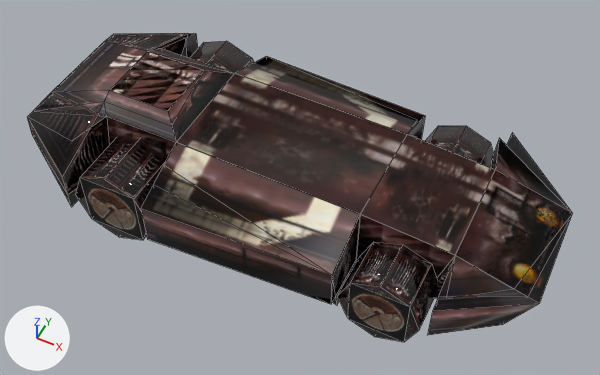
Before and after pictures for a commit that changed the FBX model Assets/Models/Cars/Gamma/Gamma.fbx.
Both versions are drawn from a camera (50 mm lens) standing at (3.55, -6.79, 7.96) and looking at (0.21, -0.12, -0.38). Lighting does not change. The marker at lower left points along +X, +Y and +Z. Mesh edges are drawn as thin lines. Where no turn or scale is listed for an object, it has been applied to the vertices.

The older version as bpy lines, for what is in view:
```python
ob_damage_0 = bpy.data.objects.new('Damage 0', me_group05)
ob_damage_0.location = (0.0, 0.0, 0.0)
ob_damage_1 = bpy.data.objects.new('Damage 1', me_group11)
ob_damage_1.location = (0.0, 0.0, 0.0)
ob_damage_2 = bpy.data.objects.new('Damage 2', me_group17)
ob_damage_2.location = (0.0, 0.0, 0.0)
ob_wheel_bl = bpy.data.objects.new('Wheel BL', me_group21)
ob_wheel_bl.location = (0.1, 0.0, -0.4)
ob_wheel_bl.rotation_euler = (1.571, 0.0, 3.142)  # degrees (90, 0, 180)
ob_wheel_bl.scale = (0.01, 0.01, 0.01)
ob_wheel_br = bpy.data.objects.new('Wheel BR', me_group19)
ob_wheel_br.location = (0.1, 0.0, -0.4)
ob_wheel_br.rotation_euler = (1.571, 0.0, 3.142)  # degrees (90, 0, 180)
ob_wheel_br.scale = (0.01, 0.01, 0.01)
ob_wheel_fl = bpy.data.objects.new('Wheel FL', me_group20)
ob_wheel_fl.location = (0.0, 0.0, -0.4)
ob_wheel_fl.rotation_euler = (1.571, 0.0, 3.142)  # degrees (90, 0, 180)
ob_wheel_fl.scale = (0.01, 0.01, 0.01)
ob_wheel_fr = bpy.data.objects.new('Wheel FR', me_group18)
ob_wheel_fr.location = (0.0, 0.0, -0.4)
ob_wheel_fr.rotation_euler = (1.571, 0.0, 3.142)  # degrees (90, 0, 180)
ob_wheel_fr.scale = (0.01, 0.01, 0.01)
```
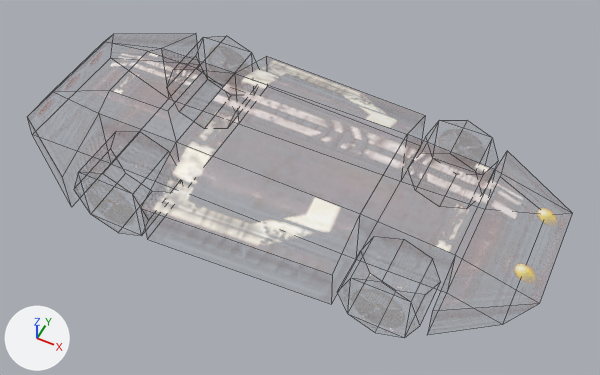
Where the newer file only moved an object's origin or applied its transform, the numbers keep the older frame.

What differs and where, as boxes (x1, y1, x2, y2) in the pictures (600 x 375 px):
'Damage 0', surface changed
    both: (27, 33, 573, 335)
'Damage 1', deleted
    before: (28, 38, 571, 304)
    faces in mat_gamma1 (picture img_gamma_1_png): (28, 51, 571, 296)
    faces in mat_gamma0 (picture img_gamma_0_png): (35, 38, 571, 304)
'Damage 2', deleted (black)
    before: (38, 33, 572, 305)
    faces in mat_gamma1 (picture img_gamma_1_png): (39, 52, 572, 305)
    faces in mat_gamma0 (picture img_gamma_0_png): (38, 33, 499, 305)
'Wheel FR', surface changed, reshaped, moved, rescaled, turned (brown to grey)
    before: (337, 242, 437, 342)
    after: (340, 242, 439, 331)
'Wheel BR', surface changed, reshaped, moved, rescaled, turned (brown to grey)
    before: (76, 139, 168, 240)
    after: (76, 146, 167, 233)
'Wheel FL', surface changed, reshaped, moved, rescaled, turned
    before: (425, 126, 493, 168)
    after: (414, 130, 489, 203)
'Wheel BL', surface changed, reshaped, moved, rescaled, turned
    before: (190, 41, 254, 73)
    after: (177, 46, 250, 127)
part 2 of me_group20, deleted
    before: (425, 126, 493, 168)
part 3 of me_group20, added
    after: (414, 130, 489, 203)
part 5 of me_group19, deleted (black)
    before: (76, 139, 168, 240)
part 6 of me_group19, added
    after: (76, 146, 167, 233)
part 8 of me_group18, deleted (black)
    before: (337, 242, 437, 342)
part 9 of me_group18, added
    after: (340, 242, 439, 331)
part 11 of me_group21, deleted
    before: (190, 41, 254, 73)
part 12 of me_group21, added
    after: (177, 46, 250, 127)

What changed in the scene script:
```text
Change img_gamma_1_png:
    img_gamma_1_png: load_image('gamma_1.png', '../../../Textures/Cars/Gamma/gamma_1.png', 128, 128, 'sRGB') -> load_image('gamma_1.png', '../../../Textures/Cars/Gamma/gamma_1.png', 128, 128, 'Non-Color')
Change img_gamma_0_png:
    img_gamma_0_png: load_image('gamma_0.png', '../../../Textures/Cars/Gamma/gamma_0.png', 128, 128, 'sRGB') -> load_image('gamma_0.png', '../../../Textures/Cars/Gamma/gamma_0.png', 128, 128, 'Non-Color')
Change mat_gamma1:
    add n3 = _N.new('ShaderNodeTexImage'); n3.name = 'Image Texture.001'
    add n3.image = img_gamma_1_png
    where n0 = _N.new('ShaderNodeBsdfPrincipled'); n0.name = 'Principled BSDF'
    add _L.new(n3.outputs[0], n0.inputs[4])  # 'Color' to 'Alpha'
Change mat_gamma0:
    add n3 = _N.new('ShaderNodeTexImage'); n3.name = 'Image Texture.001'
    add n3.image = img_gamma_0_png
    where n0 = _N.new('ShaderNodeBsdfPrincipled'); n0.name = 'Principled BSDF'
    add _L.new(n3.outputs[0], n0.inputs[4])  # 'Color' to 'Alpha'
Change me_group19:
    used by ob_wheel_br; location = (0.1, 0.0, -0.4); rotation_euler = (1.571, 0.0, 3.142), in degrees (90, 0, 180); scale = (0.01, 0.01, 0.01)
    remove me_group19.from_pydata(...)  # 16 vertices, 18 faces; spans x 134.2..252.1, y -59.0..59.0, z -155.2..-71.3
    add me_group19.from_pydata(...)  # 16 vertices, 13 faces; spans x -25210.1..-13419.5, y -15519.9..-7130.3, z -5895.4..5895.2
    me_group19 part 5: 16 vertices removed from x 134.2..252.1, y -59.0..59.0, z -155.2..-71.3
    me_group19 part 6: 16 vertices added at x -25210.1..-13419.5, y -15519.9..-7130.3, z -5895.4..5895.2
    me_group19 part 7: the surface is now shaded flat
Change me_group20:
    used by ob_wheel_fl; location = (0.0, 0.0, -0.4); rotation_euler = (1.571, 0.0, 3.142), in degrees (90, 0, 180); scale = (0.01, 0.01, 0.01)
    remove me_group20.from_pydata(...)  # 16 vertices, 18 faces; spans x -245.3..-139.5, y -52.9..52.9, z 78.8..147.6
    add me_group20.from_pydata(...)  # 16 vertices, 13 faces; spans x 13948.4..24529.7, y 7884.8..14762.7, z -5290.7..5290.5
    me_group20 part 2: 16 vertices removed from x -245.3..-139.5, y -52.9..52.9, z 78.8..147.6
    me_group20 part 3: 16 vertices added at x 13948.4..24529.7, y 7884.8..14762.7, z -5290.7..5290.5
    me_group20 part 4: the surface is now shaded flat
Change me_group21:
    used by ob_wheel_bl; location = (0.1, 0.0, -0.4); rotation_euler = (1.571, 0.0, 3.142), in degrees (90, 0, 180); scale = (0.01, 0.01, 0.01)
    remove me_group21.from_pydata(...)  # 16 vertices, 18 faces; spans x 134.2..252.1, y -59.0..59.0, z 71.3..155.2
    add me_group21.from_pydata(...)  # 16 vertices, 13 faces; spans x -25210.1..-13419.5, y 7130.4..15519.9, z -5895.4..5895.2
    me_group21 part 11: 16 vertices removed from x 134.2..252.1, y -59.0..59.0, z 71.3..155.2
    me_group21 part 12: 16 vertices added at x -25210.1..-13419.5, y 7130.4..15519.9, z -5895.4..5895.2
    me_group21 part 13: the surface is now shaded flat
Change me_group05:
    where me_group05.from_pydata(...)  # 46 vertices, 48 faces; spans x -3.61..3.6, y -1.66..1.67, z -0.57..0.57
    me_group05 part 1: the surface is now shaded flat
Change me_group18:
    used by ob_wheel_fr; location = (0.0, 0.0, -0.4); rotation_euler = (1.571, 0.0, 3.142), in degrees (90, 0, 180); scale = (0.01, 0.01, 0.01)
    remove me_group18.from_pydata(...)  # 16 vertices, 18 faces; spans x -245.3..-139.5, y -52.9..52.9, z -147.6..-78.9
    add me_group18.from_pydata(...)  # 16 vertices, 13 faces; spans x 13948.4..24529.7, y -14764.3..-7886.4, z -5290.7..5290.5
    me_group18 part 8: 16 vertices removed from x -245.3..-139.5, y -52.9..52.9, z -147.6..-78.9
    me_group18 part 9: 16 vertices added at x 13948.4..24529.7, y -14764.3..-7886.4, z -5290.7..5290.5
    me_group18 part 10: the surface is now shaded flat
Change ob_wheel_br:
    ob_wheel_br.rotation_euler: (1.571, 0.0, 3.142) -> (0.0, 0.0, 0.0)  # degrees (90, 0, 180) -> degrees (0, 0, 0)
    ob_wheel_br.location: (0.1, 0.0, -0.4) -> (0.1, 0.0, -0.3)
    ob_wheel_br.scale: (0.01, 0.01, 0.01) -> (0.0001, 0.0001, 0.0001)
Change ob_wheel_fl:
    ob_wheel_fl.rotation_euler: (1.571, 0.0, 3.142) -> (0.0, 0.0, 0.0)  # degrees (90, 0, 180) -> degrees (0, 0, 0)
    ob_wheel_fl.location: (0.0, 0.0, -0.4) -> (0.0, 0.0, -0.3)
    ob_wheel_fl.scale: (0.01, 0.01, 0.01) -> (0.0001, 0.0001, 0.0001)
Change ob_wheel_bl:
    ob_wheel_bl.rotation_euler: (1.571, 0.0, 3.142) -> (0.0, 0.0, 0.0)  # degrees (90, 0, 180) -> degrees (0, 0, 0)
    ob_wheel_bl.location: (0.1, 0.0, -0.4) -> (0.1, 0.0, -0.3)
    ob_wheel_bl.scale: (0.01, 0.01, 0.01) -> (0.0001, 0.0001, 0.0001)
Remove ob_damage_1:
    ob_damage_1 = bpy.data.objects.new('Damage 1', me_group11)
Remove ob_damage_2:
    ob_damage_2 = bpy.data.objects.new('Damage 2', me_group17)
Change ob_wheel_fr:
    ob_wheel_fr.rotation_euler: (1.571, 0.0, 3.142) -> (0.0, 0.0, 0.0)  # degrees (90, 0, 180) -> degrees (0, 0, 0)
    ob_wheel_fr.location: (0.0, 0.0, -0.4) -> (0.0, 0.0, -0.3)
    ob_wheel_fr.scale: (0.01, 0.01, 0.01) -> (0.0001, 0.0001, 0.0001)
```
